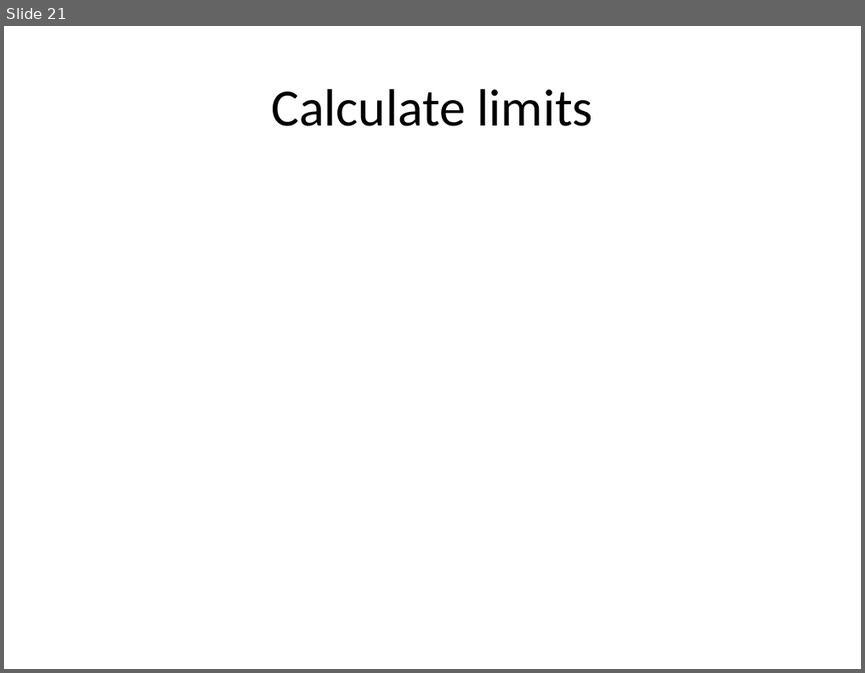
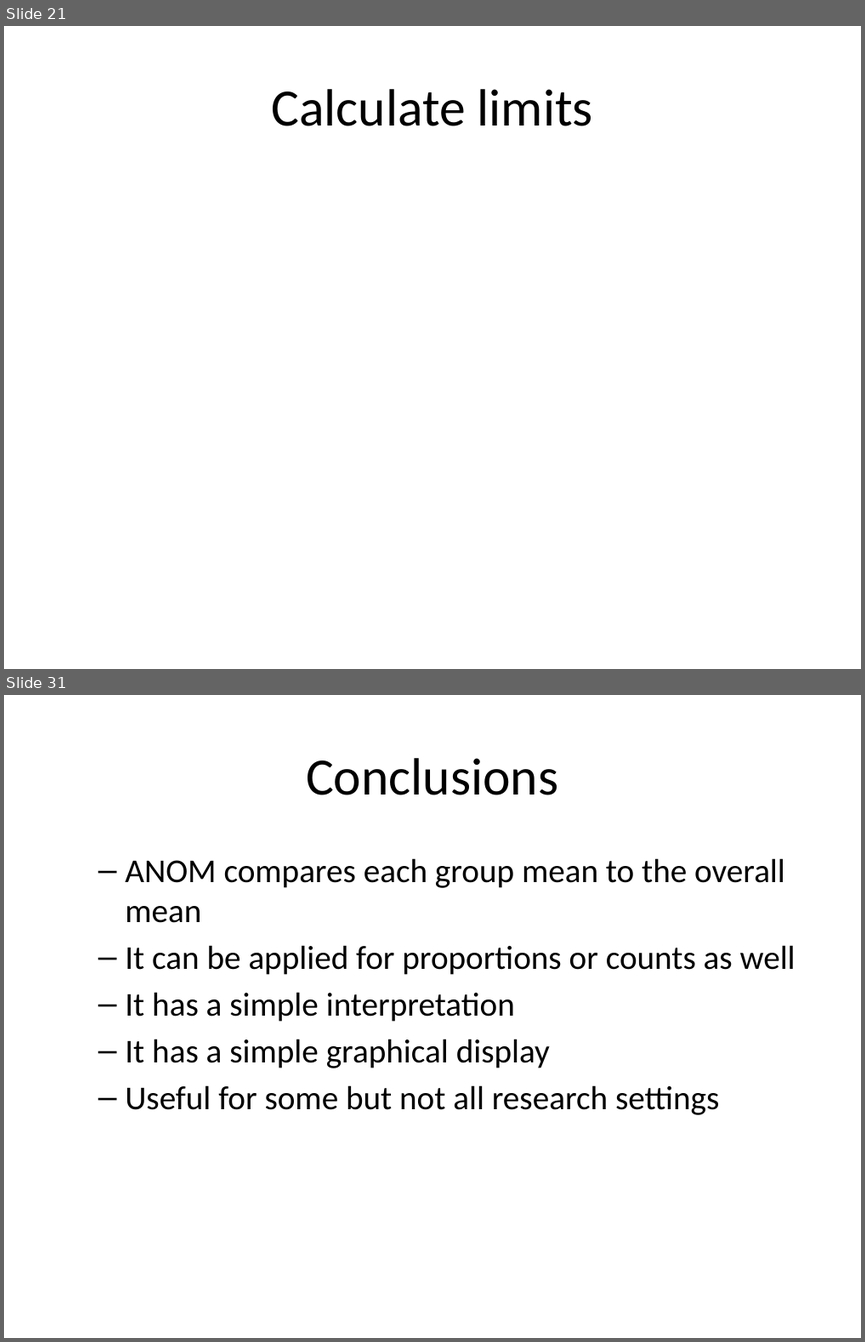
Before and after one commit to pmean/papers-and-presentations, a slide deck: anom/anom-talk.pptx. Shown one above the other, each under a label of ours: slide 21 before the commit, slides 21 and 31 after it; the slides between them are not shown. The pictures are 865x673 and 865x1342 pixels, drawn with LibreOffice and Linux fonts; fonts in the diff are those of the drawing. Boxes give left, top, right and bottom in pixels: in the first picture for what was removed or moved away, otherwise in the second. Text is boxed around its words. In the diff, an @@ line names an element or a change of style, - is before the commit and + after.

Commit message:
Added conclusion to anom-talk

```diff
--- a/anom/anom-talk.pptx
+++ b/anom/anom-talk.pptx
@@ slide 31 added at [4, 695, 861, 1338], background #FFFFFF @@
@@ title added at [306, 758, 558, 795], 44 pt, text #000000 @@
+Conclusions
@@ text added at [125, 858, 795, 1115], 28 pt, text #000000 @@
+  – ANOM compares each group mean to the overall mean
+  – It can be applied for proportions or counts as well
+  – It has a simple interpretation
+  – It has a simple graphical display
+  – Useful for some but not all research settings
```
Also in this commit, not shown: 9 slides changed, 5 other slides added, 2 other files.
